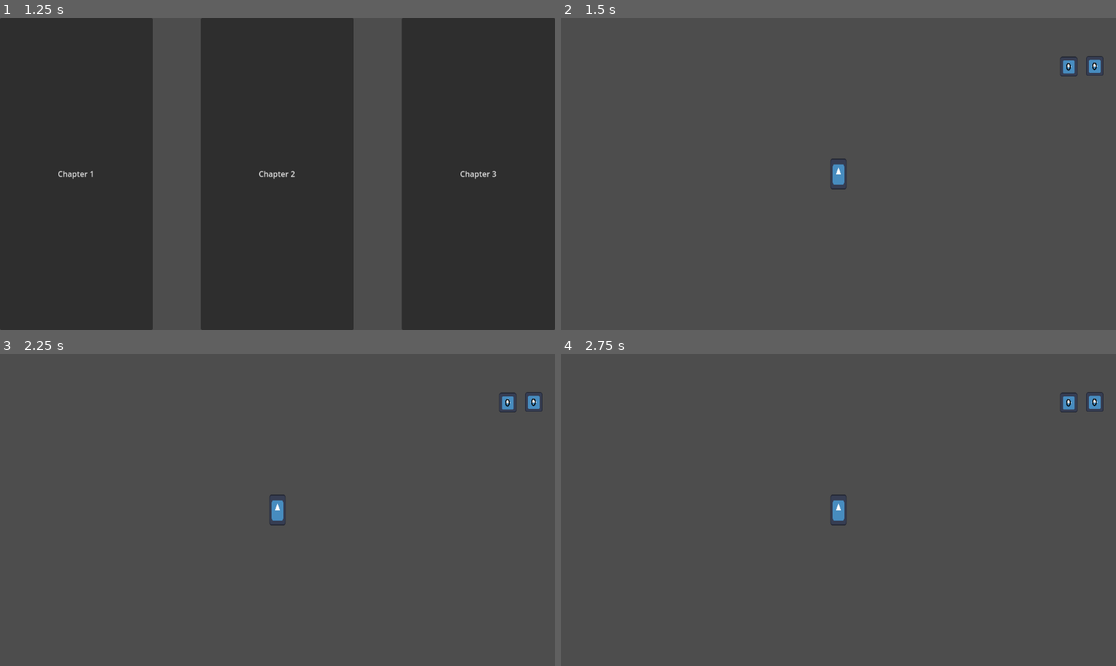
Above: before the commit, frames 1-4 (two rows, left to right).
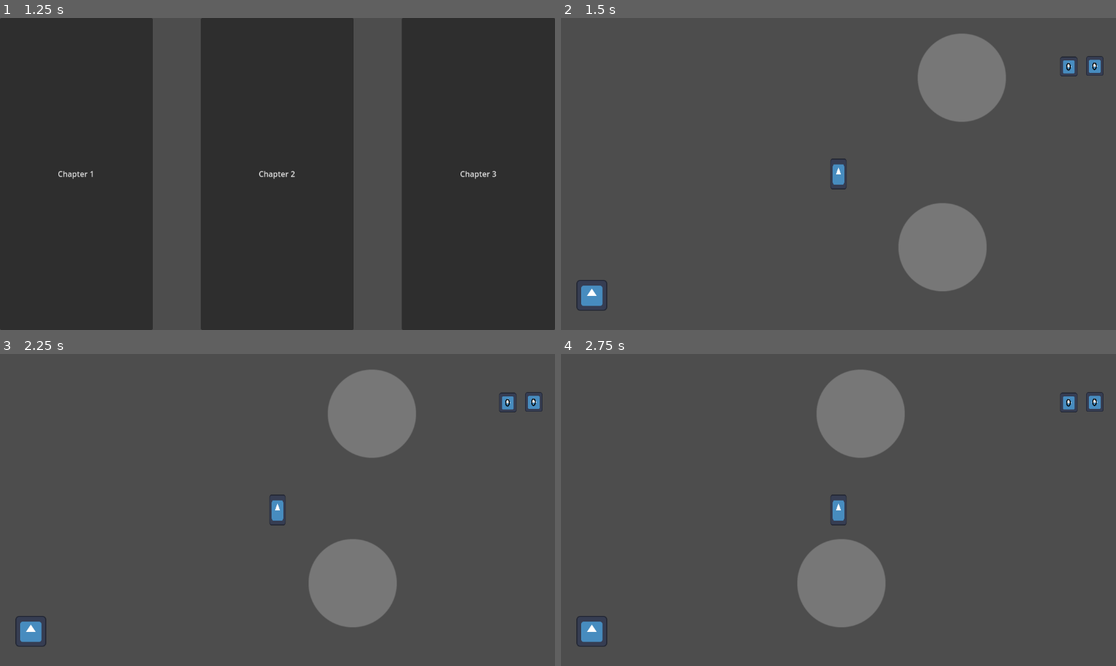
Above: after the commit, the same moments.

Repository: Zapzoop/SummerGameJam
Game: Godot game, scene res://GUI/MainMenu.tscn
Same seed, same stepped clock (60 frames per second), same inputs: the game is played once before the commit and once after it. The engine's default icon, where the game draws it, is replaced by a stand-in: a white triangle on a blue panel in a dark square.
Inputs (mouse positions are in pixels of both pictures, inside the frame that each line leads up to):
- Up to frame 1 (1.25 s): click "Play" at 0.5 s
- Up to frame 2 (1.5 s): click "Chapter 1" at 1.25 s
- Up to frame 3 (2.25 s): tap Enter at 2 s; move the mouse to (399, 494) at 2.02 s; press the mouse at (399, 494) at 2.03 s; hold D (right, bound only after the commit) from 2.03 s (still down)
- Up to frame 4 (2.75 s): keep holding D (right, bound only after the commit)

Frame 1 is identical in both runs. In frame 2, 7.4% of the frame differs, in the area x 2-81%, y 5-94%; in frame 3, 7.4%, in the area x 2-75%, y 5-94%; in frame 4, 7.4%.

Commit message:
complete portal implementation

Diff:
--- a/Autoload/autoload.gd
+++ b/Autoload/autoload.gd
@@ -2,5 +2,48 @@
 
 var overworld
 var underworld
+var gui
+
+var player
 
 var spawn_to
+
+func close_screen_portal():
+	gui.close_portal()
+
+func portal_completed():
+	var player_at = player.whereami
+
+	var O1 = overworld.spawn_o1
+	var O2 = overworld.spawn_o2
+	var O3 = overworld.spawn_o3
+
+	var U1 = underworld.spawn_u1
+	var U2 = underworld.spawn_u2
+	var U3 = underworld.spawn_u3
+
+	match player_at:
+		"O1":
+			player.reparent_me(underworld)
+			player.global_position = U1.global_position
+			player.whereami = "U1"
+		"O2":
+			player.reparent_me(underworld)
+			player.global_position = U2.global_position
+			player.whereami = "U2"
+		"O3":
+			player.reparent_me(underworld)
+			player.global_position = U3.global_position
+			player.whereami = "U3"
+		"U1":
+			player.reparent_me(overworld)
+			player.global_position = O1.global_position
+			player.whereami = "O1"
+		"U2":
+			player.reparent_me(overworld)
+			player.global_position = O2.global_position
+			player.whereami = "O2"
+		"U3":
+			player.reparent_me(overworld)
+			player.global_position = O3.global_position
+			player.whereami = "O3"
--- a/GUI/chapter_selection.gd
+++ b/GUI/chapter_selection.gd
@@ -1,16 +1,16 @@
 extends Control
 
 func _on_chapter_1_pressed():
-	Autoload.spawn_to = "c1"
+	Autoload.spawn_to = "o1"
 	get_tree().change_scene_to_file("res://World/world.tscn")
 
 
 
 func _on_chapter_2_pressed():
-	Autoload.spawn_to = "c2"
+	Autoload.spawn_to = "o2"
 	get_tree().change_scene_to_file("res://World/world.tscn")
 
 
 func _on_chapter_3_pressed():
-	Autoload.spawn_to = "c3"
+	Autoload.spawn_to = "o3"
 	get_tree().change_scene_to_file("res://World/world.tscn")
--- a/Mechanics/Portal/portal.gd
+++ b/Mechanics/Portal/portal.gd
@@ -42,8 +42,6 @@
 	if corrected != null and can_draw:
 		click_pos.append(corrected - y_offset)
 		queue_redraw()
-
-
 
 func _draw():
 	if can_draw and corrected != null:
@@ -131,15 +129,10 @@
 			7:
 				seventh.show()
 
-	print(visible_node)
 	visible_node = remove_duplicates(visible_node)
 	visible_node.sort()
-	print(visible_node)
-	# print([1, 2, 3].filter(func(number): return number != 1)) # Same as above, but using lambda function.
-	#print(grp1_numbers)
-	#print(grp2_numbers)
-	#print(grp3_numbers)
-# Called when the node enters the scene tree for the first time.
+	#print(visible_node)
+
 func _ready():
 	dot_decider() # Replace with function body.
 
@@ -175,6 +168,13 @@
 		ninth:
 			return 9
 
+func check_pair():
+	if line_pos.size() == visible_node.size():
+		print("Portal completed")
+		Autoload.portal_completed()
+		Autoload.close_screen_portal()
+		##Add funcion to do after portal completed
+
 func draw_line_2d():
 	var start_parent = start.get_parent()
 	var end_parent = end.get_parent()
@@ -185,21 +185,19 @@
 	var test_num = visible_node.find(number_start)
 	if test_num+1 == visible_node.size():
 		if number_end == visible_node[0]:
-			print("Not valid pair")
 			var pair = [start.global_position,end.global_position]
 			line_pos.append(pair)
+			check_pair()
 	elif visible_node[test_num + 1] == number_end:
-		print("Not valid pair")
 		var pair = [start.global_position,end.global_position]
 		line_pos.append(pair)
+		check_pair()
 
 
 	can_draw = false
 	clear_draw = true
 	click_pos.clear()
-
 	queue_redraw()
-	#draw_line(start.global_position,end.global_position,Color(1,0,0,1),-1,true)
 	start = null
 	end = null
 	clear_draw = false
@@ -210,7 +208,6 @@
 	if parent.visible == false:
 		return
 	can_draw = true
-	print("1 made true")
 	if start == null:
 		start = node
 	elif start != self and end == null:
@@ -223,7 +220,6 @@
 	if parent.visible == false:
 		return
 	can_draw = true
-	print("2 made true")
 	if start == null:
 		start = node
 	elif start != self and end == null:
@@ -237,9 +233,9 @@
 	if parent.visible == false:
 		return
 	can_draw = true
-	print("3 made true")
-	if start == null:
-		start = node
+	if start == null:
+		start = node
+
 	elif start != self and end == null:
 		end = node
 		draw_line_2d()
@@ -251,7 +247,6 @@
 	if parent.visible == false:
 		return
 	can_draw = true
-	print("4 made true")
 	if start == null:
 		start = node
 	elif start != self and end == null:
@@ -265,7 +260,6 @@
 	if parent.visible == false:
 		return
 	can_draw = true
-	print("5 made true")
 	if start == null:
 		start = node
 	elif start != self and end == null:
@@ -278,7 +272,6 @@
 	if parent.visible == false:
 		return
 	can_draw = true
-	print("6 made true")
 	if start == null:
 		start = node
 	elif start != self and end == null:
@@ -292,7 +285,6 @@
 	if parent.visible == false:
 		return
 	can_draw = true
-	print("7 made true")
 	if start == null:
 		start = node
 	elif start != self and end == null:
@@ -305,7 +297,6 @@
 	if parent.visible == false:
 		return
 	can_draw = true
-	print("8 made true")
 	if start == null:
 		start = node
 	elif start != self and end == null:
@@ -319,9 +310,16 @@
 	if parent.visible == false:
 		return
 	can_draw = true
-	print("9 made true")
-	if start == null:
-		start = node
-	elif start != self and end == null:
-		end = node
-		draw_line_2d()
+	if start == null:
+		start = node
+	elif start != self and end == null:
+		end = node
+		draw_line_2d()
+
+
+
+
+
+
+func _on_button_pressed():
+	Autoload.close_screen_portal()
--- a/Mechanics/Portal/portal.tscn
+++ b/Mechanics/Portal/portal.tscn
@@ -183,6 +183,7 @@
 texture = ExtResource("4_h6psy")
 
 [node name="CollisionShape2D" type="CollisionShape2D" parent="Needle"]
+visible = false
 shape = SubResource("RectangleShape2D_ruqtt")
 
 [node name="Mouse" type="Area2D" parent="Needle"]
@@ -194,6 +195,22 @@
 shape = SubResource("RectangleShape2D_s7311")
 
 [node name="RayCast2D" type="RayCast2D" parent="Needle/Mouse"]
+
+[node name="Cross" type="Sprite2D" parent="."]
+position = Vector2(40, 48)
+scale = Vector2(0.5, 0.5)
+texture = ExtResource("4_h6psy")
+
+[node name="Button" type="Button" parent="Cross"]
+modulate = Color(1, 1, 1, 0)
+anchors_preset = 15
+anchor_right = 1.0
+anchor_bottom = 1.0
+offset_left = -64.0
+offset_top = -64.0
+offset_right = -64.0
+offset_bottom = -64.0
+metadata/_edit_use_anchors_ = true
 
 [connection signal="area_entered" from="1/OneD" to="." method="_on_one_d_area_entered"]
 [connection signal="area_entered" from="2/TwoD" to="." method="_on_two_d_area_entered"]
@@ -206,3 +223,4 @@
 [connection signal="area_entered" from="9/NinthD" to="." method="_on_ninth_d_area_entered"]
 [connection signal="mouse_entered" from="Needle/Mouse" to="." method="_on_mouse_mouse_entered"]
 [connection signal="mouse_exited" from="Needle/Mouse" to="." method="_on_mouse_mouse_exited"]
+[connection signal="pressed" from="Cross/Button" to="." method="_on_button_pressed"]
--- a/Player/player.gd
+++ b/Player/player.gd
@@ -4,13 +4,17 @@
 const speed = 300
 var clicked_pos = Vector2()
 var target_position = Vector2()
-var moba:bool = true
+var moba:bool = false
+
+
+var whereami
 
 var race:String = "demon"
 
 # Called when the node enters the scene tree for the first time.
 func _ready():
 	clicked_pos = position
+	Autoload.player = self
 
 func _process(delta):
 	if Input.is_action_just_pressed("attack1") and $attack1_cd.can_attack:
@@ -39,7 +43,6 @@
 			velocity.x = speed * -1
 		elif Input.is_action_pressed("right"):
 			velocity.x = speed
-
 		else:
 			velocity.x = 0
 			velocity.y = 0
@@ -50,3 +53,7 @@
 			velocity.x = 0
 
 	move_and_slide()
+
+
+func reparent_me(node):
+	self.reparent(node)
--- /dev/null
+++ b/World/GUI.gd
@@ -0,0 +1,20 @@
+extends CanvasLayer
+
+var portal = preload("res://Mechanics/Portal/portal.tscn")
+
+# Called when the node enters the scene tree for the first time.
+func _ready():
+	Autoload.gui = self
+
+
+# Called every frame. 'delta' is the elapsed time since the previous frame.
+func _process(delta):
+	pass
+
+func close_portal():
+	var node = get_child(-1)
+	node.queue_free()
+
+func _on_button_pressed():
+	var ins = portal.instantiate()
+	self.add_child(ins)
--- a/World/Overworld.gd
+++ b/World/Overworld.gd
@@ -5,9 +5,9 @@
 var chapter2_lock = true
 var chapter3_lock = true
 
-@onready var spawn_c1 = $Chapter1/Spawn_O1
-@onready var spawn_c2 = $Chapter2/Spawn_O2
-@onready var spawn_c3 = $Chapter3/Spawn_O3
+@onready var spawn_o1 = $Chapter1/Spawn_O1
+@onready var spawn_o2 = $Chapter2/Spawn_O2
+@onready var spawn_o3 = $Chapter3/Spawn_O3
 
 # Called when the node enters the scene tree for the first time.
 func _ready():
@@ -17,18 +17,21 @@
 func init_spawn():
 	var spawn_in = Autoload.spawn_to
 	match spawn_in:
-		"c1":
+		"o1":
 			var ins = player.instantiate()
 			self.add_child(ins)
-			ins.global_position = spawn_c1.global_position
-		"c2":
+			ins.whereami = "O1"
+			ins.global_position = spawn_o1.global_position
+		"o2":
 			var ins = player.instantiate()
 			self.add_child(ins)
-			ins.global_position = spawn_c2.global_position
-		"c3":
+			ins.whereami = "O2"
+			ins.global_position = spawn_o2.global_position
+		"o3":
 			var ins = player.instantiate()
 			self.add_child(ins)
-			ins.global_position = spawn_c3.global_position
+			ins.whereami = "O3"
+			ins.global_position = spawn_o3.global_position
 # Called every frame. 'delta' is the elapsed time since the previous frame.
 func _process(delta):
 	pass
--- a/World/Underworld.gd
+++ b/World/Underworld.gd
@@ -1,4 +1,8 @@
 extends Node2D
+
+@onready var spawn_u1 = $Chapter1/Spawn_U1
+@onready var spawn_u2 = $Chapter2/Spawn_U2
+@onready var spawn_u3 = $Chapter3/Spawn_U3
 
 
 # Called when the node enters the scene tree for the first time.
--- a/World/world.tscn
+++ b/World/world.tscn
@@ -1,7 +1,10 @@
-[gd_scene load_steps=13 format=3 uid="uid://vbmnwvxqys1e"]
+[gd_scene load_steps=16 format=3 uid="uid://vbmnwvxqys1e"]
 
 [ext_resource type="Script" path="res://World/Overworld.gd" id="1_2k0n6"]
 [ext_resource type="Script" path="res://World/Underworld.gd" id="2_h7tix"]
+[ext_resource type="Texture2D" uid="uid://cgi83bss6t4fn" path="res://icon.svg" id="3_5m4do"]
+[ext_resource type="Script" path="res://World/GUI.gd" id="3_ho8vo"]
+[ext_resource type="Texture2D" uid="uid://bffduaaagoacb" path="res://dot.png" id="5_m7hlp"]
 
 [sub_resource type="RectangleShape2D" id="RectangleShape2D_y88xt"]
 size = Vector2(4096, 2048)
@@ -122,7 +125,65 @@
 [node name="Spawn_U3" type="Node2D" parent="Underworld/Chapter3"]
 position = Vector2(210, 0)
 
-[node name="CanvasLayer" type="CanvasLayer" parent="."]
+[node name="GUI" type="CanvasLayer" parent="."]
+script = ExtResource("3_ho8vo")
 
-[node name="CanvasModulate" type="CanvasModulate" parent="CanvasLayer"]
-color = Color(0.281187, 0.281187, 0.281187, 1)
+[node name="CanvasModulate" type="CanvasModulate" parent="GUI"]
+
+[node name="Portal" type="Sprite2D" parent="GUI"]
+position = Vector2(64, 576)
+scale = Vector2(0.5, 0.5)
+texture = ExtResource("3_5m4do")
+
+[node name="Button" type="Button" parent="GUI/Portal"]
+modulate = Color(1, 1, 1, 0)
+anchors_preset = 15
+anchor_right = 1.0
+anchor_bottom = 1.0
+offset_left = -64.0
+offset_top = -64.0
+offset_right = -64.0
+offset_bottom = -64.0
+metadata/_edit_use_anchors_ = true
+
+[node name="Dot" type="Sprite2D" parent="."]
+position = Vector2(216, 144)
+texture = ExtResource("5_m7hlp")
+
+[node name="Dot2" type="Sprite2D" parent="."]
+position = Vector2(256, -208)
+texture = ExtResource("5_m7hlp")
+
+[node name="Icon" type="Sprite2D" parent="."]
+position = Vector2(352, 3256)
+texture = ExtResource("3_5m4do")
+
+[node name="Icon2" type="Sprite2D" parent="."]
+position = Vector2(384, 2896)
+texture = ExtResource("3_5m4do")
+
+[node name="Icon3" type="Sprite2D" parent="."]
+position = Vector2(4616, 72)
+texture = ExtResource("3_5m4do")
+
+[node name="Dot3" type="Sprite2D" parent="."]
+position = Vector2(4616, 3328)
+texture = ExtResource("5_m7hlp")
+
+[node name="Dot4" type="Sprite2D" parent="."]
+position = Vector2(8512, -168)
+texture = ExtResource("5_m7hlp")
+
+[node name="Icon4" type="Sprite2D" parent="."]
+position = Vector2(8608, 192)
+texture = ExtResource("3_5m4do")
+
+[node name="Icon5" type="Sprite2D" parent="."]
+position = Vector2(8576, 2920)
+texture = ExtResource("3_5m4do")
+
+[node name="Dot5" type="Sprite2D" parent="."]
+position = Vector2(8624, 3248)
+texture = ExtResource("5_m7hlp")
+
+[connection signal="pressed" from="GUI/Portal/Button" to="GUI" method="_on_button_pressed"]
--- a/project.godot
+++ b/project.godot
@@ -26,3 +26,23 @@
 "events": [Object(InputEventMouseButton,"resource_local_to_scene":false,"resource_name":"","device":-1,"window_id":0,"a …(258 unchanged characters)…
 ]
 }
+up={
+"deadzone": 0.5,
+"events": [Object(InputEventKey,"resource_local_to_scene":false,"resource_name":"","device":-1,"window_id":0,"alt_pressed":false,"shift_pressed":false,"ctrl_pressed":false,"meta_pressed":false,"pressed":false,"keycode":0,"physical_keycode":87,"key_label":0,"unicode":119,"echo":false,"script":null)
+]
+}
+down={
+"deadzone": 0.5,
+"events": [Object(InputEventKey,"resource_local_to_scene":false,"resource_name":"","device":-1,"window_id":0,"alt_pressed":false,"shift_pressed":false,"ctrl_pressed":false,"meta_pressed":false,"pressed":false,"keycode":0,"physical_keycode":83,"key_label":0,"unicode":115,"echo":false,"script":null)
+]
+}
+left={
+"deadzone": 0.5,
+"events": [Object(InputEventKey,"resource_local_to_scene":false,"resource_name":"","device":-1,"window_id":0,"alt_pressed":false,"shift_pressed":false,"ctrl_pressed":false,"meta_pressed":false,"pressed":false,"keycode":0,"physical_keycode":65,"key_label":0,"unicode":97,"echo":false,"script":null)
+]
+}
+right={
+"deadzone": 0.5,
+"events": [Object(InputEventKey,"resource_local_to_scene":false,"resource_name":"","device":-1,"window_id":0,"alt_pressed":false,"shift_pressed":false,"ctrl_pressed":false,"meta_pressed":false,"pressed":false,"keycode":0,"physical_keycode":68,"key_label":0,"unicode":100,"echo":false,"script":null)
+]
+}
